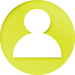
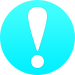
The second 75×75 image is a revision of the first. Changes to its layers:
added group "login" with 7 layers above "Hue/Saturation 1" over left=0, top=0, right=75, bottom=75
added layer "Layer 7" in group "login" over left=28, top=7, right=47, bottom=51
added layer "Ellipse 3" in group "login" over left=31, top=55, right=44, bottom=68
added layer "Ellipse 2" in group "login" over left=0, top=0, right=75, bottom=75
removed layer "usersmall" over left=0, top=0, right=75, bottom=75
